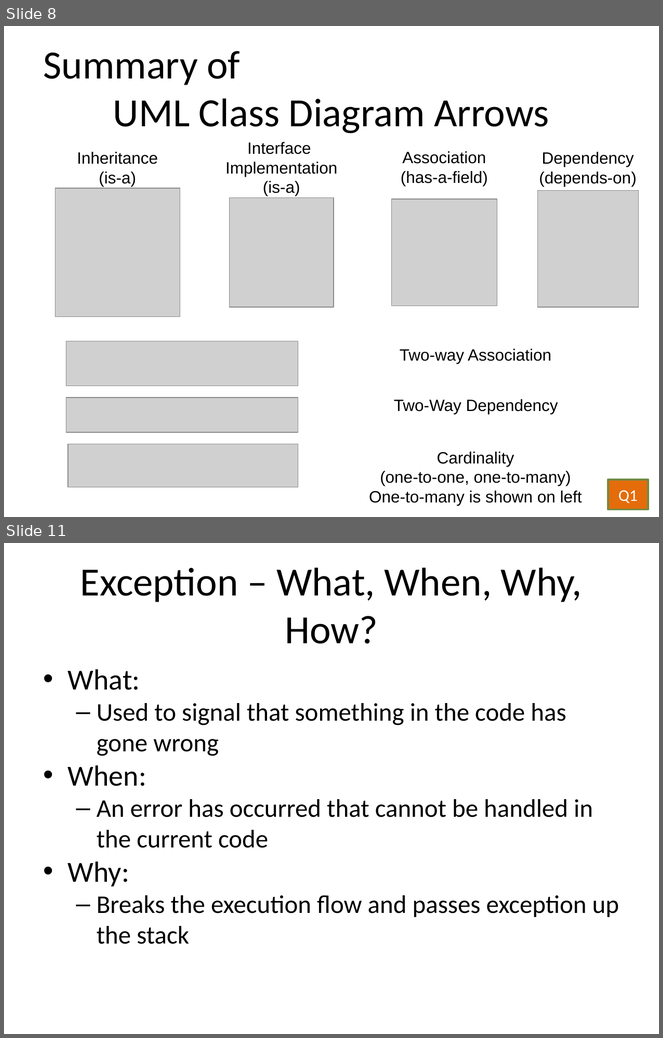
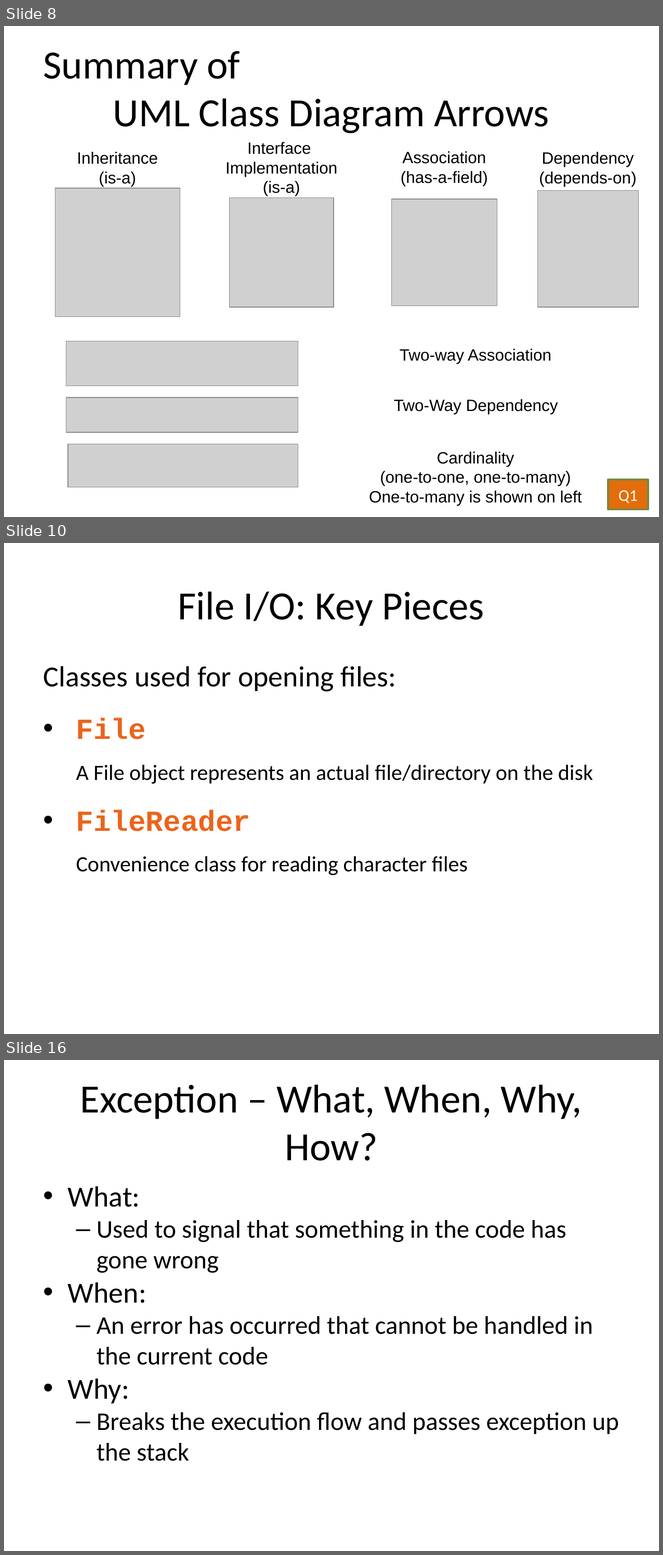
Before and after one commit to RHIT-CSSE/csse220, a slide deck: ClassMaterials/OOAndExceptions/Slides/OODFilesExceptions.pptx. Shown one above the other, each under a label of ours: slides 8 and 11 before the commit, slides 8, 10 and 16 after it; the slides between them are not shown. The pictures are 663x1038 and 663x1555 pixels, drawn with LibreOffice and Linux fonts; fonts in the diff are those of the drawing; grey boxes stand for pictures. Boxes give left, top, right and bottom in pixels: in the first picture for what was removed or moved away, otherwise in the second. Text is boxed around its words. In the diff, an @@ line names an element or a change of style, - is before the commit and + after.

```diff
--- a/ClassMaterials/OOAndExceptions/Slides/OODFilesExceptions.pptx
+++ b/ClassMaterials/OOAndExceptions/Slides/OODFilesExceptions.pptx
@@ slide 10 added at bbox=[4, 543, 659, 1034], background #FFFFFF @@
@@ text added at bbox=[178, 591, 484, 626], 44 pt, text #000000 @@
+File I/O: Key Pieces
@@ text added at bbox=[44, 666, 593, 876], 24 pt, text #000000 @@
+Classes used for opening files:
+• File
+  A File object represents an actual file/directory on the disk
+• FileReader
+  Convenience class for reading character files
@@ what was slide 11 is now slide 16 @@
```
Also in this commit, not shown: 11 slides changed, 7 other slides added, 3 slides removed.
